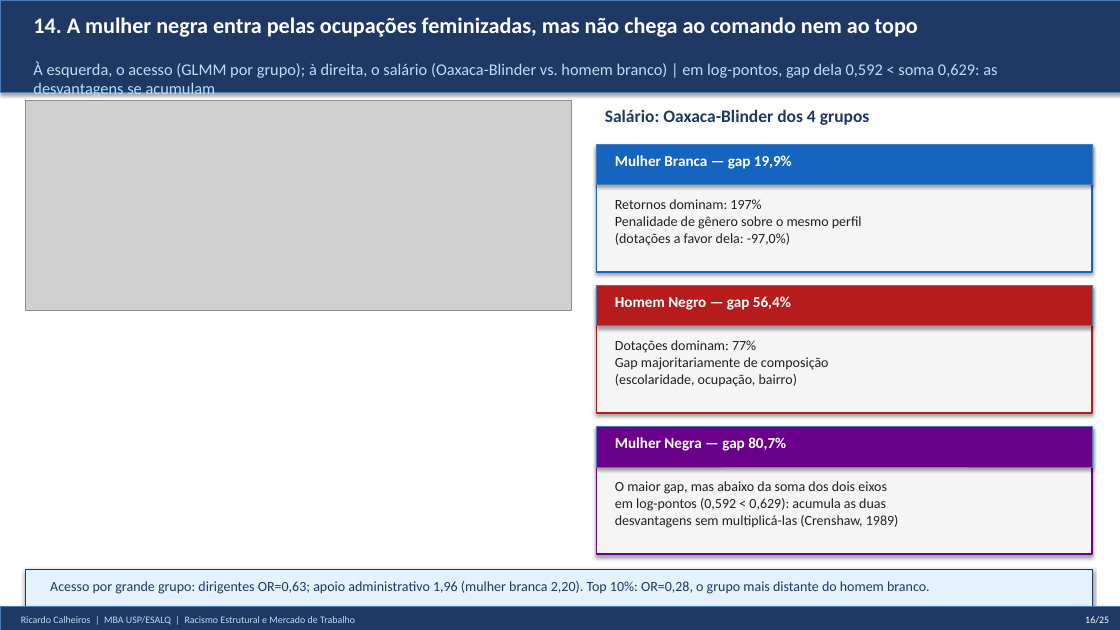
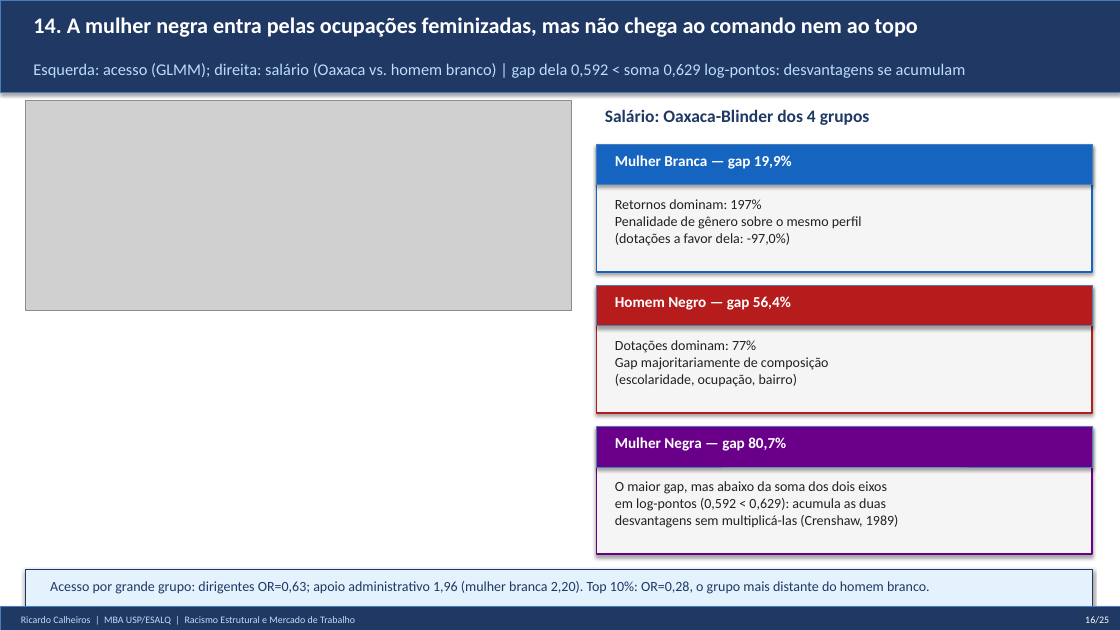
Before and after one commit to rickinrj-ux/ProjetoRacismoPNAD, a slide deck: slide 16 of entregaveis/TCC_Ricardo_Calheiros_Defesa.pptx. Drawn at 1120x630 pixels with LibreOffice and Linux fonts; fonts in the diff are those of the drawing; grey boxes stand for pictures. Boxes give left, top, right and bottom in pixels: in the first picture for what was removed or moved away, otherwise in the second. Text is boxed around its words. In the diff, an @@ line names an element or a change of style, - is before the commit and + after.

```diff
--- a/entregaveis/TCC_Ricardo_Calheiros_Defesa.pptx
+++ b/entregaveis/TCC_Ricardo_Calheiros_Defesa.pptx
@@ text at <box>33,63,966,78</box>: text changed @@
-À esquerda, o acesso (GLMM por grupo); à direita, o salário (Oaxaca-Blinder vs. homem branco) | em log-pontos, gap dela 0,592 < soma 0,629: as desvantagens se acumulam
+Esquerda: acesso (GLMM); direita: salário (Oaxaca vs. homem branco) | gap dela 0,592 < soma 0,629 log-pontos: desvantagens se acumulam
```
Also in this commit, not shown: 1 other slide changed, 14 other files.
